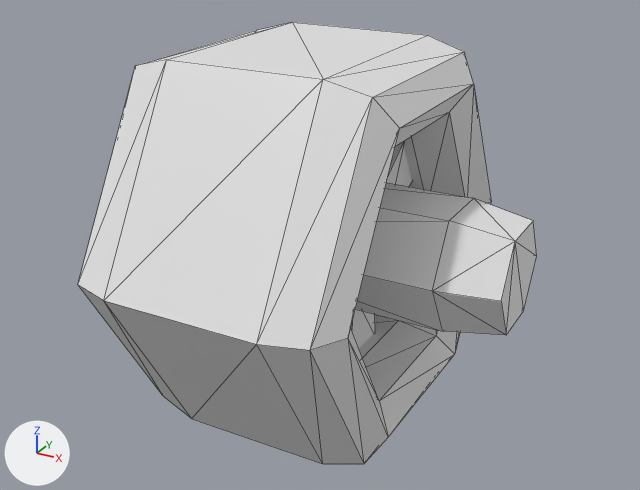
An edit to the OBJ model models/station/station_core.obj, drawn before and after from the same camera.
One viewpoint serves both versions: a 50 mm lens placed at (2.23, -3.91, 1.89), pointed at (0.08, 0.01, -0.07). Every picture has the same lights, and +X, +Y and +Z are marked at lower left. Mesh edges are drawn as thin lines. Where no turn or scale is listed for an object, it has been applied to the vertices.
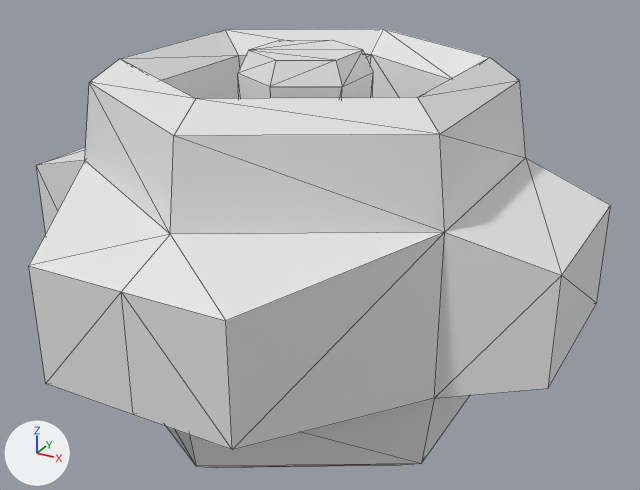
Pixel boxes (x1, y1, x2, y2) of what changed, in the pictures (640 x 490 px; the box of a moved part takes in the faces that stretch with it):
'Cylinder', reshaped (27% wider): before (78, 22, 537, 464); after (29, 29, 611, 468)
part 1 of me_cylinder, moved or reshaped (not visible afterwards): before (351, 309, 375, 348)
part 2 of me_cylinder, moved or reshaped (not visible afterwards): before (386, 143, 412, 187)
part 3 of me_cylinder, rebuilt (41% wider): before (78, 22, 491, 464); after (29, 29, 611, 468)
part 4 of me_cylinder, added: after (238, 40, 373, 98)
part 5 of me_cylinder, deleted: before (355, 183, 537, 335)

Edits to the bpy script that builds the scene:
```text
Change me_cylinder:
    used by ob_cylinder; location = (0.0, 0.0, 0.0)
    remove me_cylinder.from_pydata(...)  # 132 vertices, 236 faces; spans x -1.2..1.2, y -1.17..1.17, z -1.01..1.01
    add me_cylinder.from_pydata(...)  # 152 vertices, 276 faces; spans x -1.5..1.5, y -1.5..1.5, z -1.0..1.0
    me_cylinder part 1: the loose piece of 8 vertices spanning x -0.36..0.36, y -0.16..0.16, z -0.64..-0.24 is turned -90 degrees about the y axis through the mesh origin
    me_cylinder part 2: the loose piece of 8 vertices spanning x -0.36..0.36, y 0.15..0.63, z 0.02..0.46 is turned -90 degrees about the y axis through the mesh origin
    me_cylinder part 3: the loose piece of 60 vertices spanning x -0.73..0.73, y -1.17..1.17, z -1.01..1.01 is rebuilt with 80 vertices and now spans x -1.5..1.5, y -1.5..1.5, z -0.96..0.96
    me_cylinder part 4: a new loose piece of 24 vertices spanning x -0.3..0.3, y -0.35..0.35, z -1.0..1.0
    me_cylinder part 5: the loose piece of 24 vertices spanning x -1.2..1.2, y -0.35..0.35, z -0.3..0.3 is deleted
```
